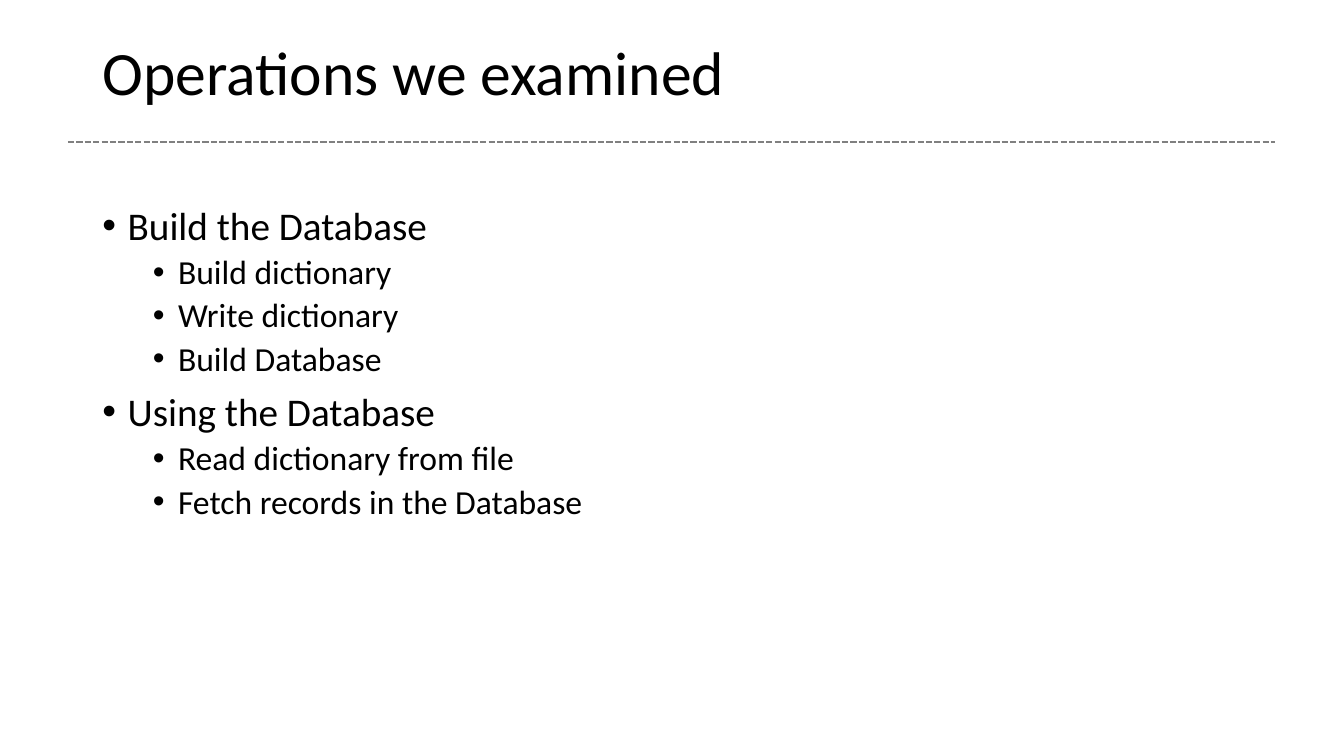
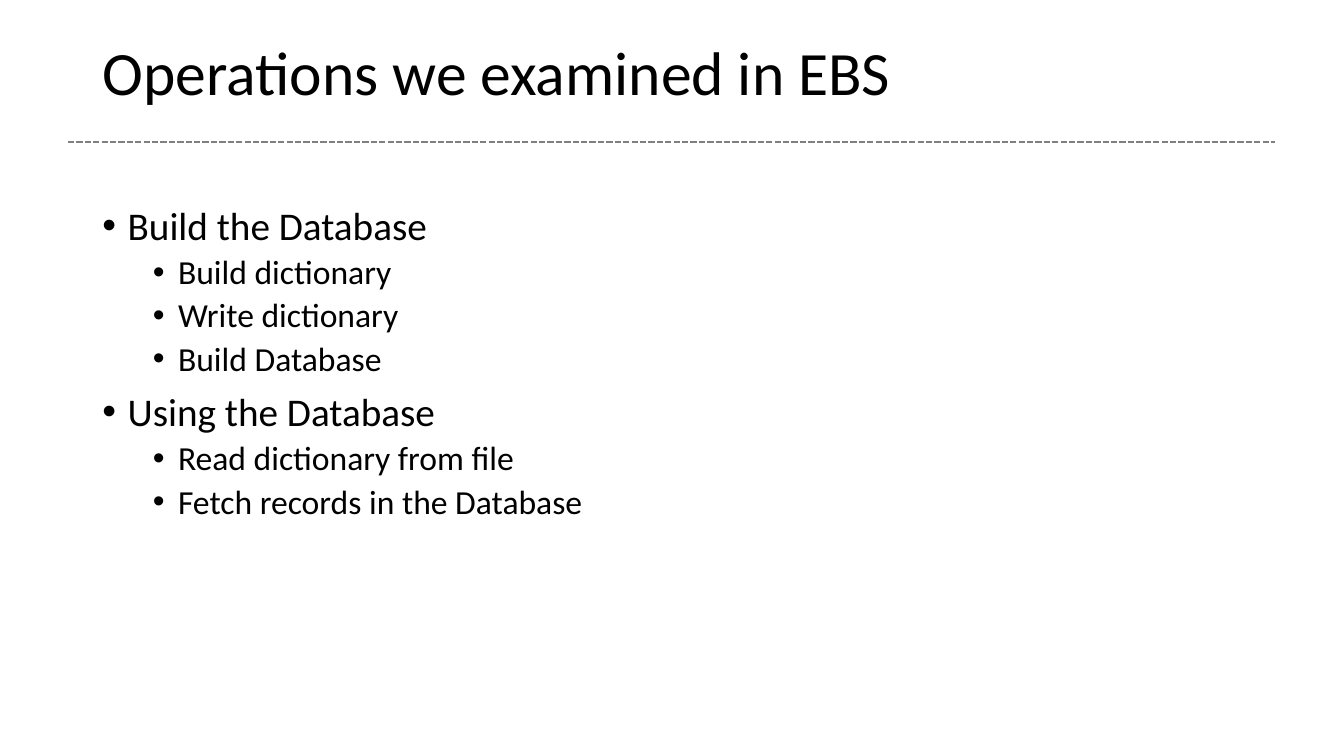
Before and after one commit to glenntu15/BuildVoterDatabase, a slide deck: slide 7 of Proj_presentation.pptx. Drawn at 1344x756 pixels with LibreOffice and Linux fonts; fonts in the diff are those of the drawing. Boxes give left, top, right and bottom in pixels: in the first picture for what was removed or moved away, otherwise in the second. Text is boxed around its words. In the diff, an @@ line names an element or a change of style, - is before the commit and + after.

```diff
--- a/Proj_presentation.pptx
+++ b/Proj_presentation.pptx
@@ title at (x1=102, y1=52, x2=890, y2=105): text changed @@
-Operations we examined
+Operations we examined in EBS
```
Also in this commit, not shown: 2 other slides changed.
